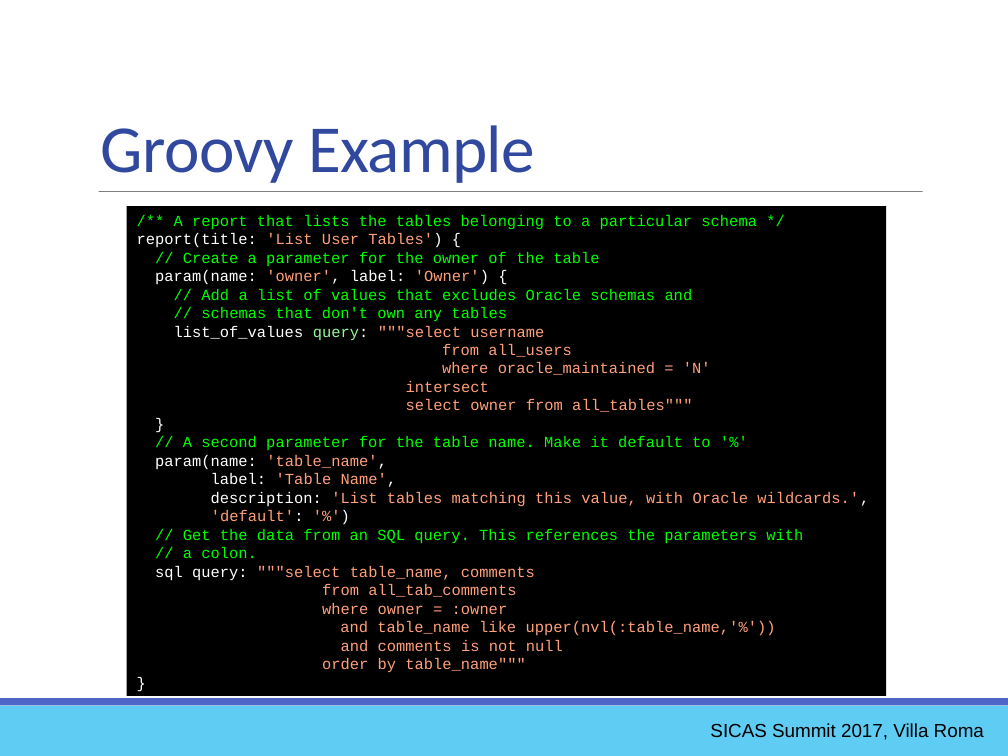
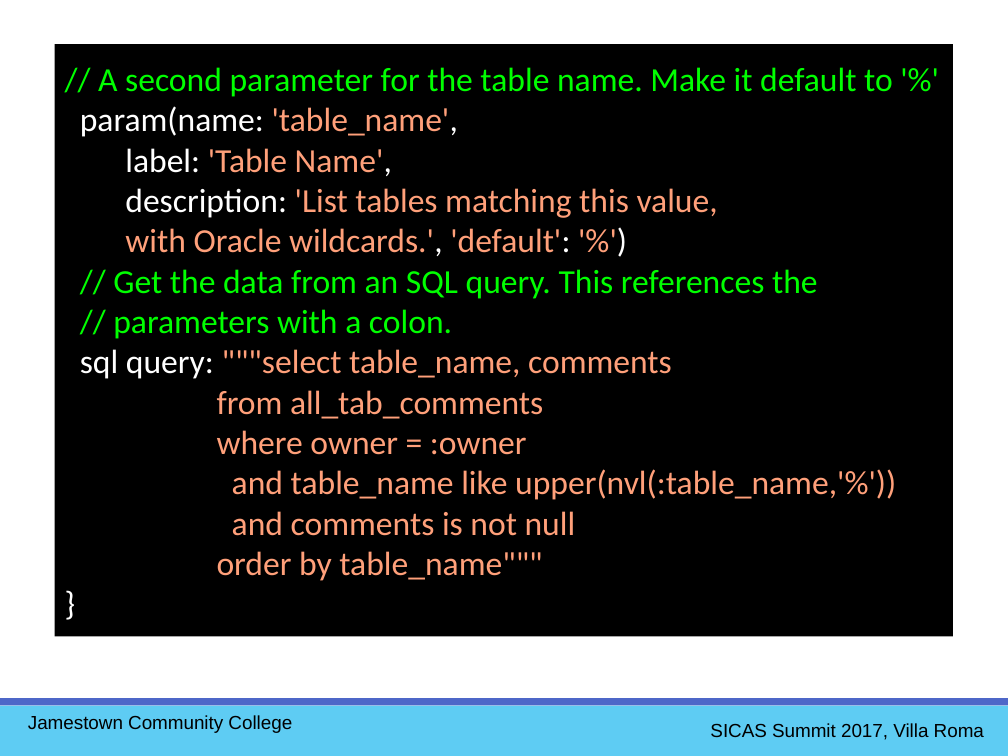
Before and after one commit to ewcole/simple_report, a slide deck: slide 30 of docs/SICAS_2017/Cole_Drop-In Reporting with Groovy.pptx (slide 26 before the commit). Drawn at 1008x756 pixels with LibreOffice and Linux fonts; fonts in the diff are those of the drawing. Boxes give left, top, right and bottom in pixels: in the first picture for what was removed or moved away, otherwise in the second. Text is boxed around its words. In the diff, an @@ line names an element or a change of style, - is before the commit and + after.

```diff
--- a/docs/SICAS_2017/Cole_Drop-In Reporting with Groovy.pptx
+++ b/docs/SICAS_2017/Cole_Drop-In Reporting with Groovy.pptx
@@ rectangle "// A second parameter for ...": place and size @@
-rectangle "// A second parameter for ..." at [127, 206, 887, 696]
+rectangle "// A second parameter for ..." at [54, 44, 953, 637]
@@ text in rectangle at [80, 67, 896, 581]: size 11 to 24 pt, font Courier New to Calibri in "// A second parameter for the table ...", "param(name: 'table_name',", "label: 'Table Name',", "sql query: """select table_name, comments" and 6 more places @@
@@ text removed at [101, 125, 535, 183] @@
-Groovy Example
@@ line removed from (99, 192) to (922, 192) @@
@@ text in rectangle at [113, 188, 818, 339]: text changed; size 11 to 24 pt; font Courier New to Calibri @@
-description: 'List tables matching this value, with Oracle wildcards.',
-'default': '%')
-// Get the data from an SQL query. This references the parameters with
-// a colon.
+description: 'List tables matching this value,
+with Oracle wildcards.', 'default': '%')
+// Get the data from an SQL query. This references the
+// parameters with a colon.
@@ text in rectangle at [137, 215, 757, 412]: paragraphs removed @@
-/** A report that lists the tables belonging to a particular schema */
-report(title: 'List User Tables') {
-// Create a parameter for the owner of the table
-param(name: 'owner', label: 'Owner') {
-// Add a list of values that excludes Oracle schemas and
-// schemas that don't own any tables
-list_of_values query: """select username
-from all_users
-where oracle_maintained = 'N'
-intersect
-select owner from all_tables"""
-}
@@ text added at [28, 715, 292, 733], 13.5 pt, text #000000 @@
+Jamestown Community College
```
Also in this commit, not shown: 46 other slides changed, 8 slides added.
